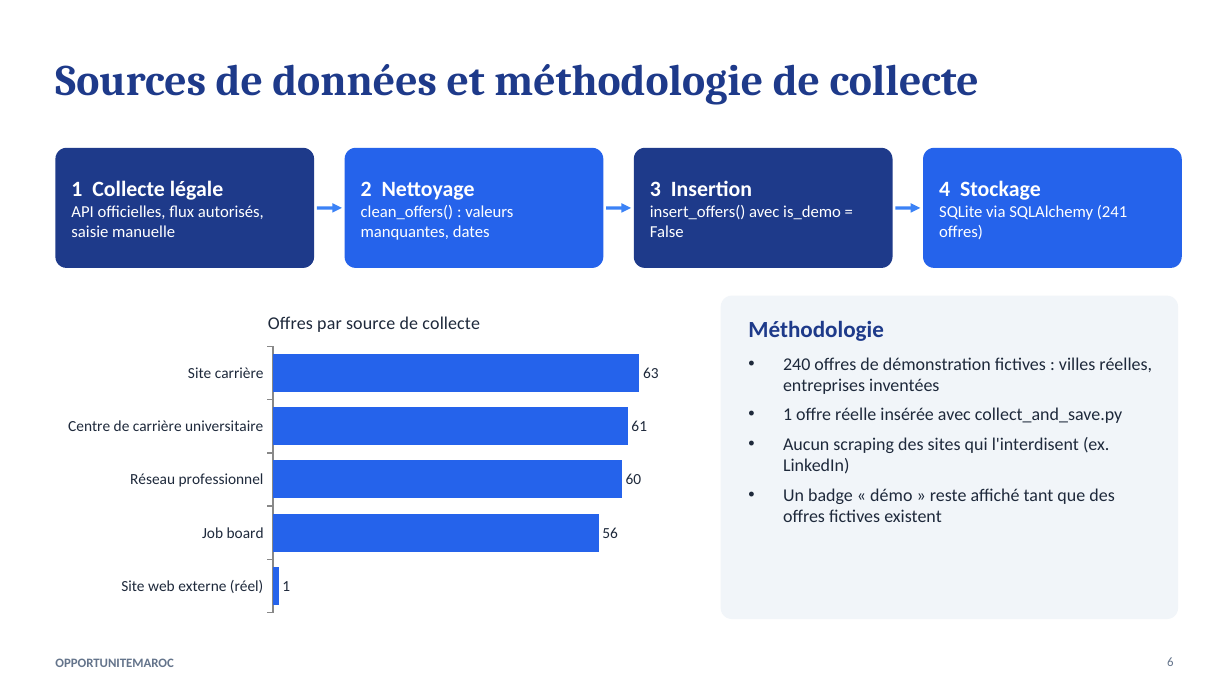
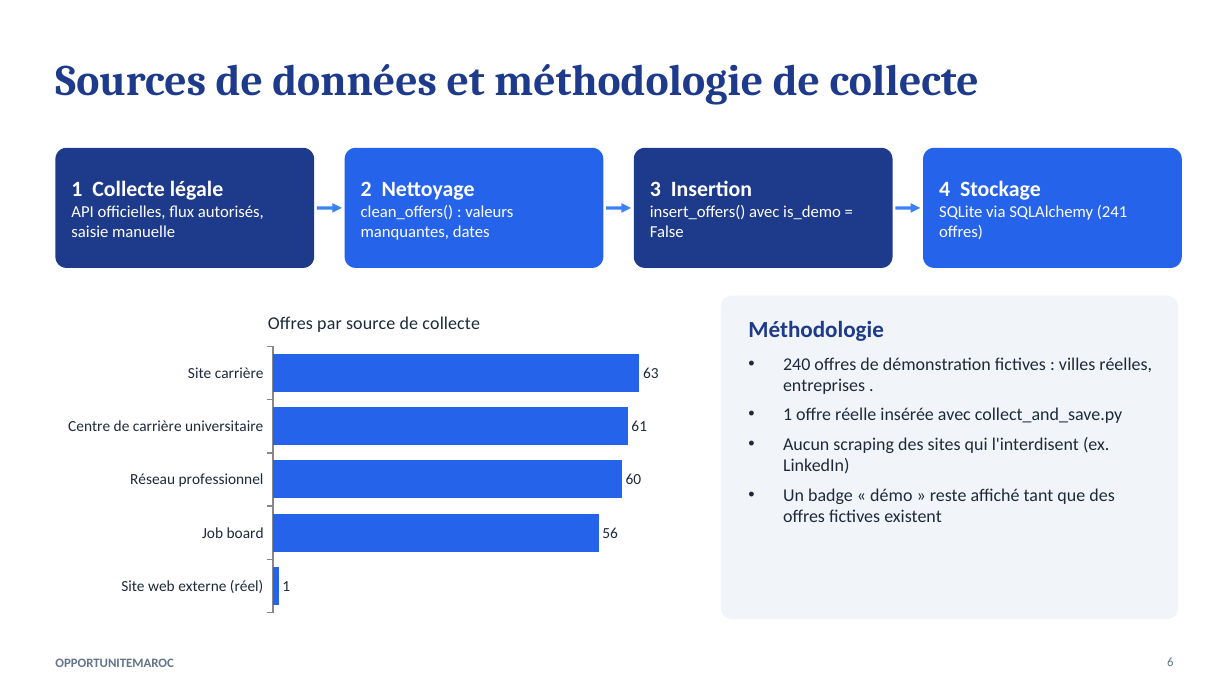
Before and after one commit to jaouja-ai/opportunitemaroc, a slide deck: slide 6 of OpportuniteMarocRAPPORTFINALE.pptx. Drawn at 1232x693 pixels with LibreOffice and Linux fonts; fonts in the diff are those of the drawing. Boxes give left, top, right and bottom in pixels: in the first picture for what was removed or moved away, otherwise in the second. Text is boxed around its words. In the diff, an @@ line names an element or a change of style, - is before the commit and + after.

Commit message:
Mise a jour avec nouvelle fonctionnalite et les  offres

```diff
--- a/OpportuniteMarocRAPPORTFINALE.pptx
+++ b/OpportuniteMarocRAPPORTFINALE.pptx
@@ text at (x1=783, y1=357, x2=1152, y2=394): text changed @@
-• 240 offres de démonstration fictives : villes réelles, entreprises inventées
+• 240 offres de démonstration fictives : villes réelles, entreprises .
```
Also in this commit, not shown: 1 other slide changed, 16 other files.
